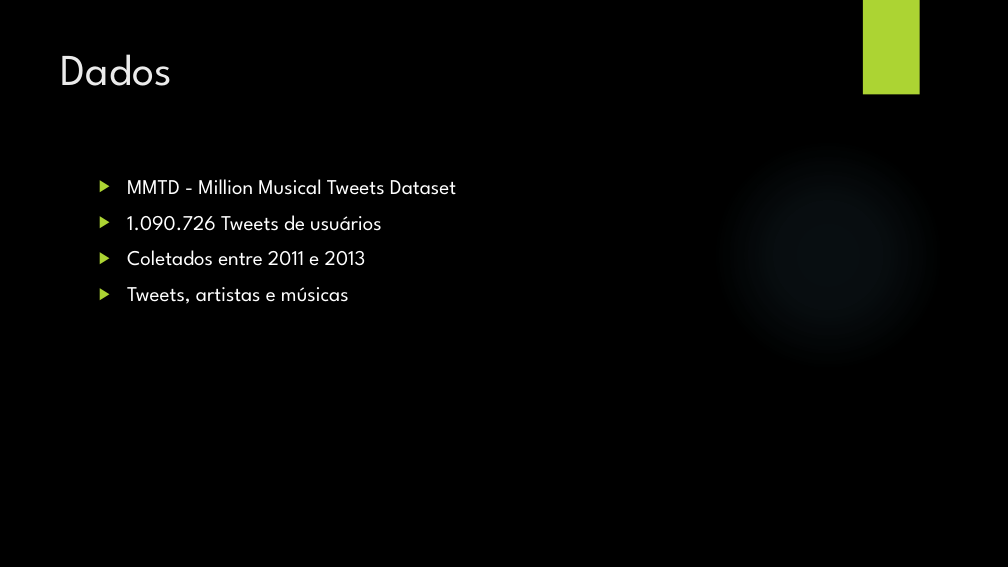
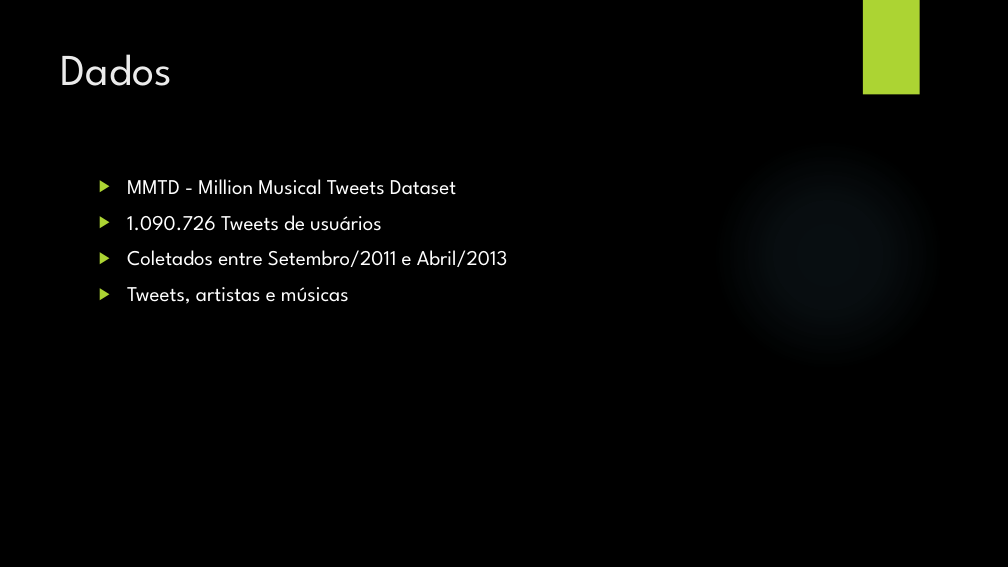
Before and after one commit to gkbelo/tcc_code, a slide deck: slide 3 of docs/TCC_Gabriel.pptx. Drawn at 1008x567 pixels with LibreOffice and Linux fonts; fonts in the diff are those of the drawing; background and template pictures are left out. Boxes give left, top, right and bottom in pixels: in the first picture for what was removed or moved away, otherwise in the second. Text is boxed around its words. In the diff, an @@ line names an element or a change of style, - is before the commit and + after.

```diff
--- a/docs/TCC_Gabriel.pptx
+++ b/docs/TCC_Gabriel.pptx
@@ text at box(127, 250, 508, 267): text changed @@
-▶ Coletados entre 2011 e 2013
+▶ Coletados entre Setembro/2011 e Abril/2013
```
Also in this commit, not shown: 1 other file.
